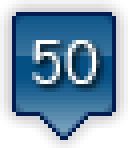
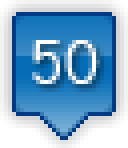
Layered file, before and after one edit (128x148). Changes by layer:
showed "blue", moved it above "dark-blue" over [12,12,116,140]
hid "dark-blue" over [12,12,116,140]
